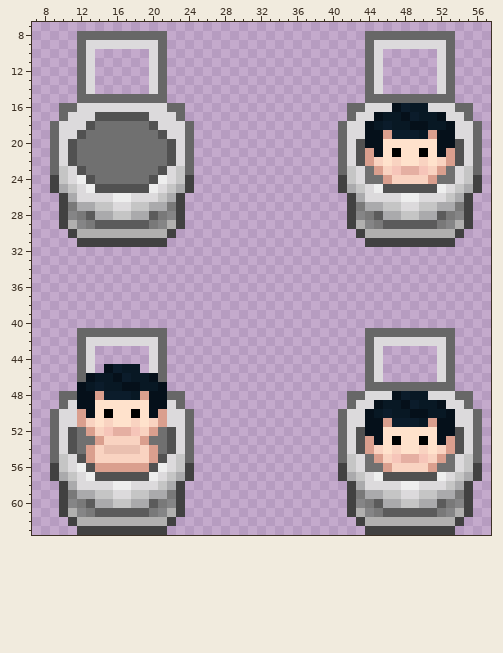
Two states of a pixel-art sprite, Resources/Textures/Goobstation/Objects/Consumable/Drinks/sigmajuice.rsi/icon.png. Above is the file before it was changed.
The file is 64x64 pixels. Colours within 5 levels of each other are drawn and written as one. Shown: x 7..57, y 7..63.
And afterwards:
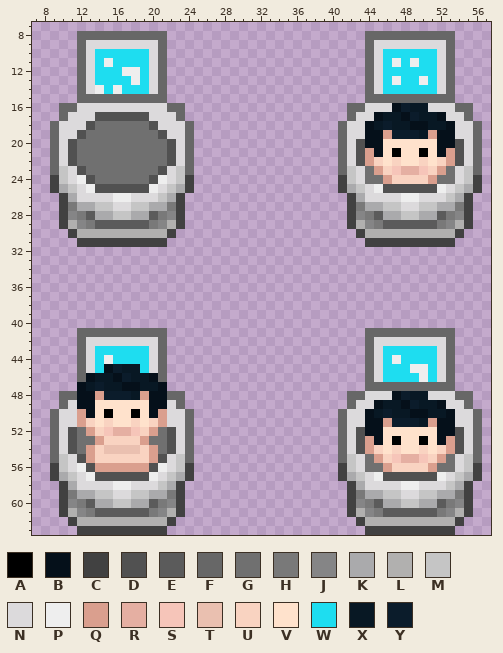
Palette (. is transparent): A #000000  B #05101a  C #414141  D #515151  E #5b5b5b  F #676767  G #707070  H #797979  J #858586  K #aaaaac  L #b1b0af  M #c5c5c5  N #dcdadc  P #eeeeee  Q #da9f8e  R #e5afa2  S #f6c5b9  T #eac0b0  U #f9d3c1  V #ffe2cc  W #1eddf0  X #081824  Y #0b1c2b
Edits made:
{"y":10,"x":14,"old":"......","new":"WWWWWW"}
{"y":10,"x":46,"old":"......","new":"WWWWWW"}
{"y":11,"x":14,"old":"......","new":"WPWWWW"}
{"y":11,"x":46,"old":"......","new":"WPWPWW"}
{"y":12,"x":14,"old":"......","new":"WWWPPW"}
{"y":12,"x":46,"old":"......","new":"WWWWWW"}
{"y":13,"x":14,"old":"......","new":"WWWWPW"}
{"y":13,"x":46,"old":"......","new":"WPWWPW"}
{"y":14,"x":14,"old":"......","new":"PWPWWW"}
{"y":14,"x":46,"old":"......","new":"WWWWWW"}
{"y":43,"x":14,"old":"......","new":"WWWWWW"}
{"y":43,"x":46,"old":"......","new":"WWWWWW"}
{"y":44,"x":14,"old":"......","new":"WPWWWW"}
{"y":44,"x":46,"old":"......","new":"WPWWWW"}
{"y":45,"x":14,"old":".","new":"W"}
{"y":45,"x":19,"old":".","new":"W"}
{"y":45,"x":46,"old":"......","new":"WWWPPW"}
{"y":46,"x":46,"old":"......","new":"WWWWPW"}
{"label":"added","picture_box":[95,49,149,94]}
{"label":"added","picture_box":[383,49,437,94]}
{"label":"added","picture_box":[95,346,149,373]}
{"label":"added","picture_box":[383,346,437,382]}
